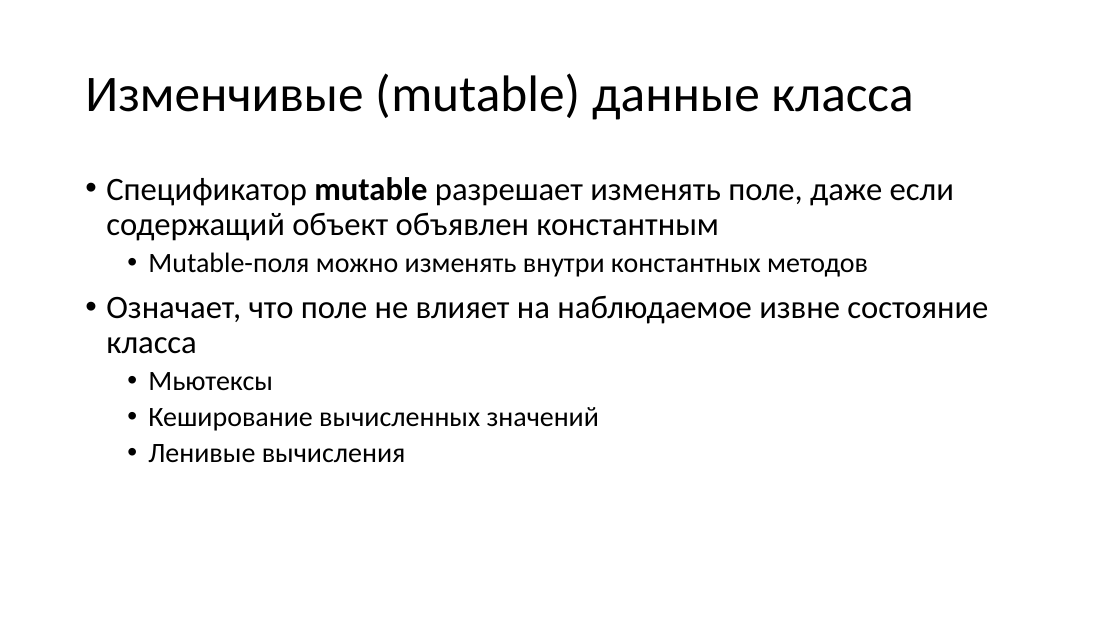
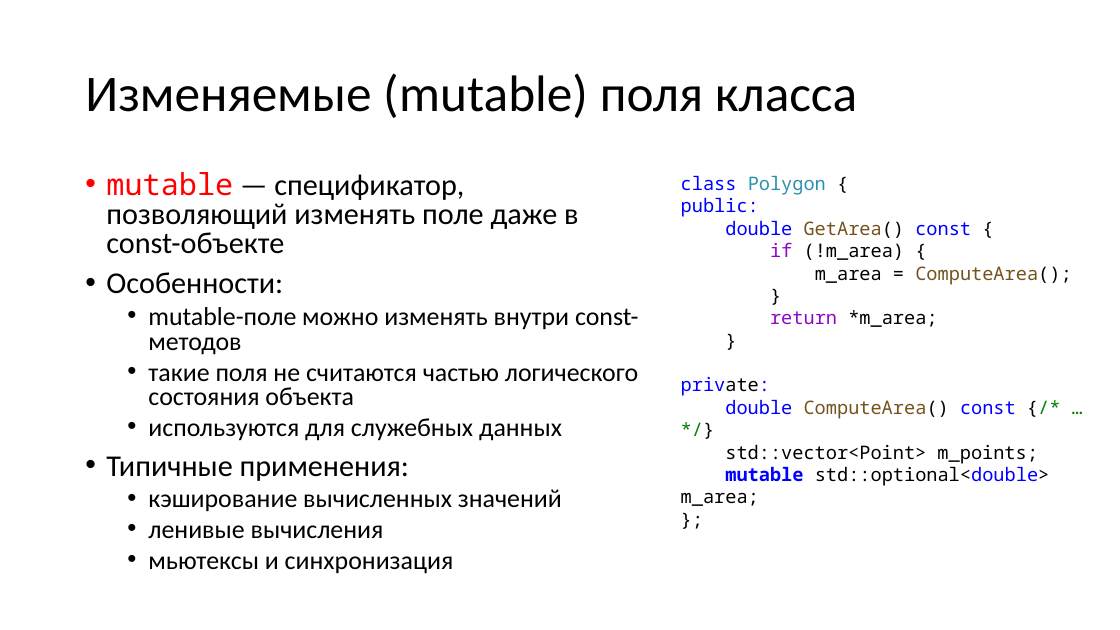
Before and after one commit to alexey-malov/oop, a slide deck: slide 38 of lectures/02/Основы ООП.pptx. Drawn at 1120x630 pixels with LibreOffice and Linux fonts; fonts in the diff are those of the drawing. Boxes give left, top, right and bottom in pixels: in the first picture for what was removed or moved away, otherwise in the second. Text is boxed around its words. In the diff, an @@ line names an element or a change of style, - is before the commit and + after.

```diff
--- a/lectures/02/Основы ООП.pptx
+++ b/lectures/02/Основы ООП.pptx
@@ title at (85, 73, 857, 118): text changed @@
-Изменчивые (mutable) данные класса
+Изменяемые (mutable) поля класса
@@ text at (106, 172, 639, 574): text changed; size 28 to 22.2 pt @@
-• Спецификатор mutable разрешает изменять поле, даже если содержащий объект объявлен константным
-  • Mutable-поля можно изменять внутри константных методов
-• Означает, что поле не влияет на наблюдаемое извне состояние класса
-  • Мьютексы
-  • Кеширование вычисленных значений
-  • Ленивые вычисления
+• mutable — спецификатор, позволяющий изменять поле даже в const-объекте
+• Особенности:
+  • mutable-поле можно изменять внутри const-методов
+  • такие поля не считаются частью логического состояния объекта
+  • используются для служебных данных
+• Типичные применения:
+  • кэширование вычисленных значений
+  • ленивые вычисления
+  • мьютексы и синхронизация
@@ text added at (681, 175, 1071, 506), 16 pt, text #000000 @@
+class Polygon {
+public:
+double GetArea() const {
+if (!m_area) {
+m_area = ComputeArea();
+}
+return *m_area;
+}
+private:
+double ComputeArea() const {/* … */}
+std::vector<Point> m_points;
+mutable std::optional<double> m_area;
+};
```
Also in this commit, not shown: 29 other slides changed, 5 slides added, 8 slides removed, 2 other files.
